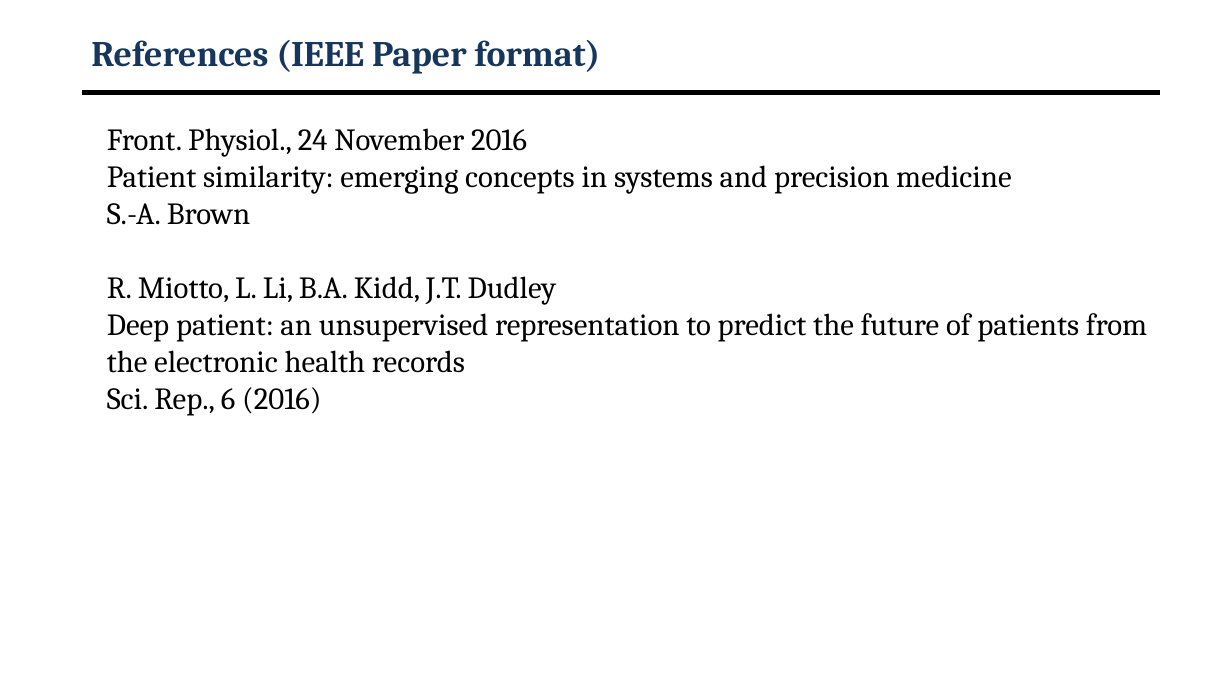
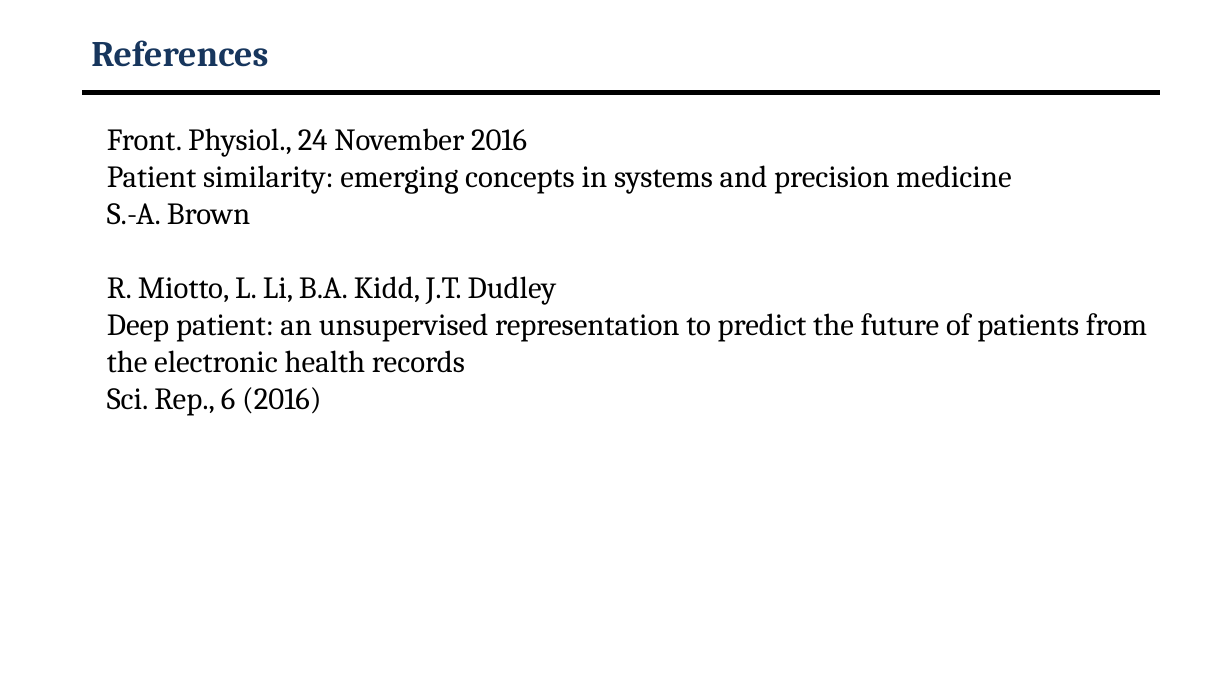
Before and after one commit to pranavganesh001/Patient-Case-Similarity, a slide deck: slide 8 of G24 Review 0 Revised.pptx. Drawn at 1232x693 pixels with LibreOffice and Linux fonts; fonts in the diff are those of the drawing; background and template pictures are left out. Boxes give left, top, right and bottom in pixels: in the first picture for what was removed or moved away, otherwise in the second. Text is boxed around its words. In the diff, an @@ line names an element or a change of style, - is before the commit and + after.

```diff
--- a/G24 Review 0 Revised.pptx
+++ b/G24 Review 0 Revised.pptx
@@ title at (91,40,268,67): text changed @@
-References (IEEE Paper format)
+References
```
